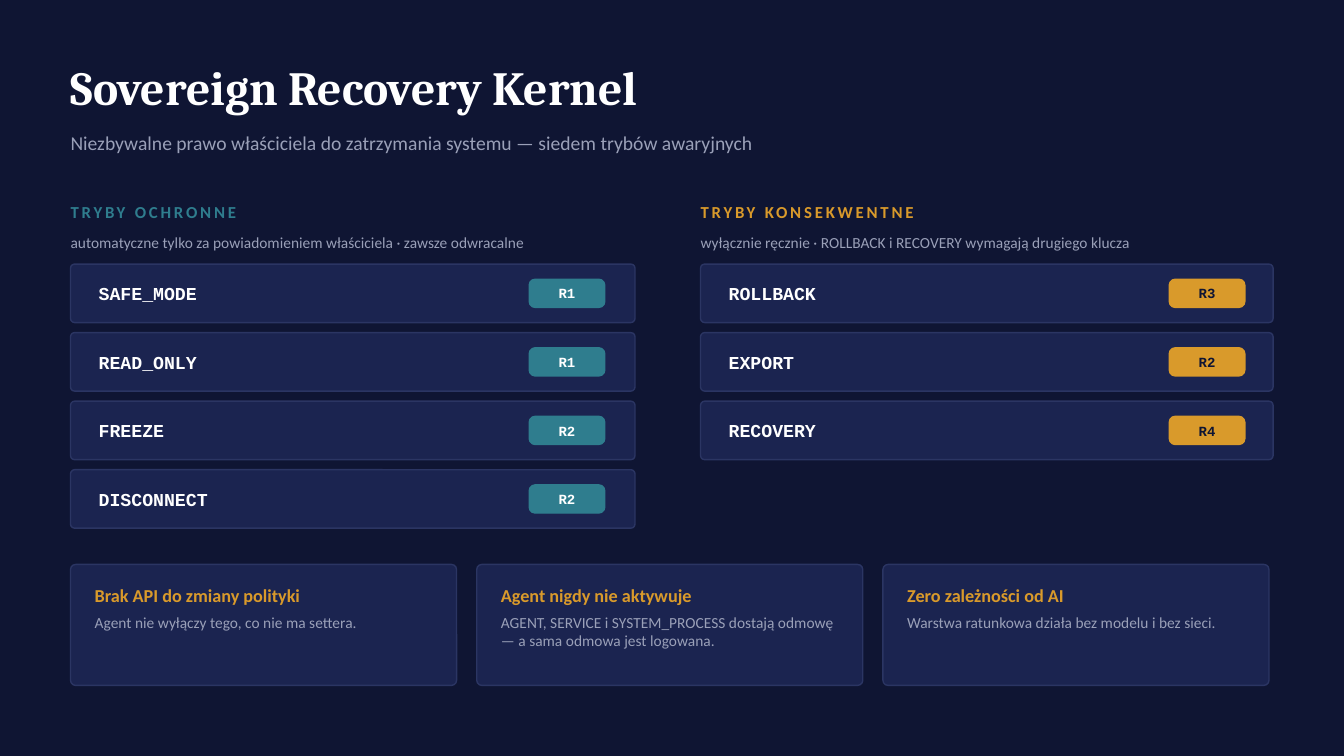
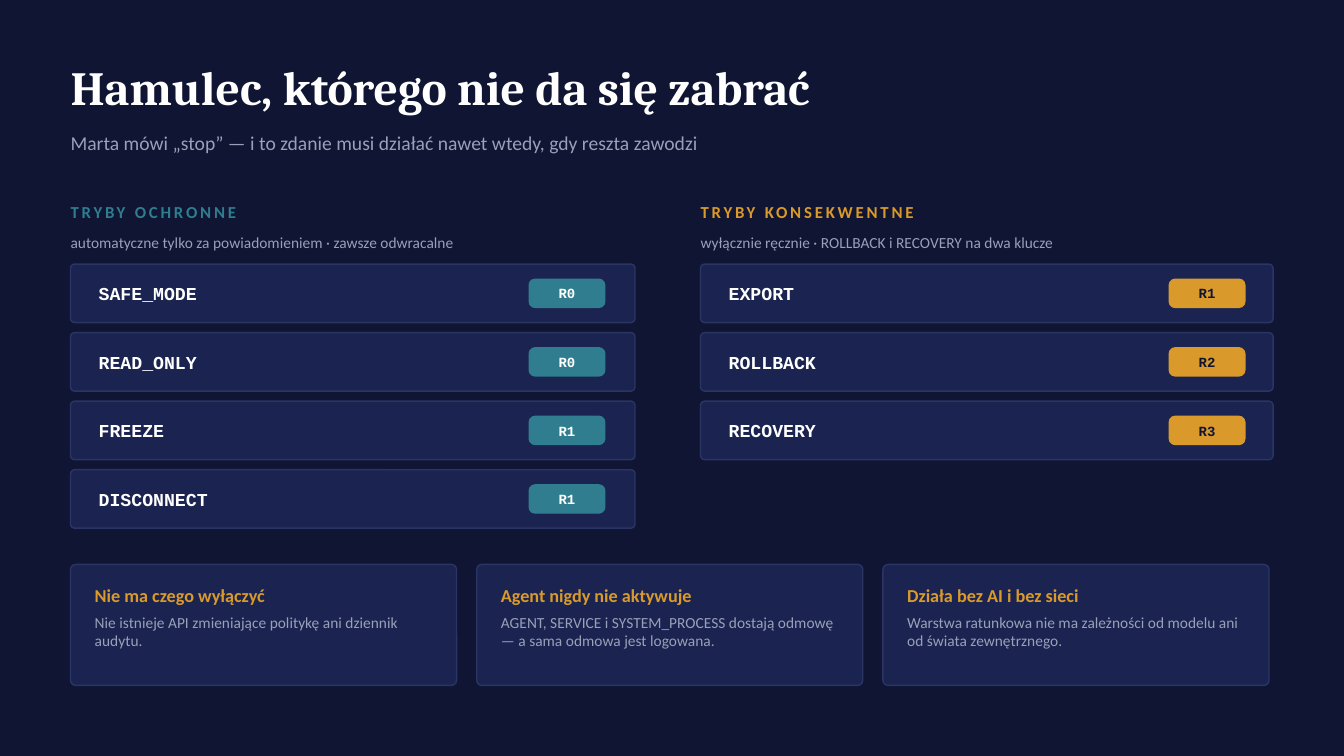
Before and after one commit to dudsi101-svg/Human-os, a slide deck: slide 16 of docs/presentation/Human-OS-prezentacja.pptx (slide 8 before the commit). Drawn at 1344x756 pixels with LibreOffice and Linux fonts; fonts in the diff are those of the drawing. Boxes give left, top, right and bottom in pixels: in the first picture for what was removed or moved away, otherwise in the second. Text is boxed around its words. In the diff, an @@ line names an element or a change of style, - is before the commit and + after.

```diff
--- a/docs/presentation/Human-OS-prezentacja.pptx
+++ b/docs/presentation/Human-OS-prezentacja.pptx
@@ text at [71, 71, 809, 116]: text changed @@
-Sovereign Recovery Kernel
+Hamulec, którego nie da się zabrać
@@ text at [71, 136, 698, 154]: text changed @@
-Niezbywalne prawo właściciela do zatrzymania systemu — siedem trybów awaryjnych
+Marta mówi „stop” — i to zdanie musi działać nawet wtedy, gdy reszta zawodzi
@@ text at [71, 237, 453, 251]: text changed @@
-automatyczne tylko za powiadomieniem właściciela · zawsze odwracalne
+automatyczne tylko za powiadomieniem · zawsze odwracalne
@@ text at [701, 237, 1053, 251]: text changed @@
-wyłącznie ręcznie · ROLLBACK i RECOVERY wymagają drugiego klucza
+wyłącznie ręcznie · ROLLBACK i RECOVERY na dwa klucze
@@ text "EXPORT": place and size @@
-text "EXPORT" at [729, 357, 794, 369]
+text "EXPORT" at [729, 288, 794, 300]
@@ text at [559, 288, 576, 298]: text changed @@
-R1
+R0
@@ text at [1199, 288, 1216, 298]: text changed @@
-R3
+R1
@@ text added at [559, 357, 576, 367], 10 pt, text #FFFFFF, bold @@
+R0
@@ text "ROLLBACK": place and size @@
-text "ROLLBACK" at [729, 288, 816, 300]
+text "ROLLBACK" at [729, 357, 816, 369]
@@ text "R1": place and size @@
-text "R1" at [559, 357, 576, 367]
+text "R1" at [559, 426, 576, 436]
@@ text removed at [559, 426, 576, 436] @@
-R2
@@ text at [1199, 426, 1216, 436]: text changed @@
-R4
+R3
@@ text at [559, 494, 576, 504]: text changed @@
-R2
+R1
@@ text at [95, 589, 265, 605]: text changed @@
-Brak API do zmiany polityki
+Nie ma czego wyłączyć
@@ text at [907, 589, 1079, 602]: text changed @@
-Zero zależności od AI
+Działa bez AI i bez sieci
@@ text at [95, 617, 397, 649]: text changed @@
-Agent nie wyłączy tego, co nie ma settera.
+Nie istnieje API zmieniające politykę ani dziennik audytu.
@@ text at [907, 617, 1238, 649]: text changed @@
-Warstwa ratunkowa działa bez modelu i bez sieci.
+Warstwa ratunkowa nie ma zależności od modelu ani od świata zewnętrznego.
```
Also in this commit, not shown: 5 other slides changed, 11 slides added, 5 slides removed, 2 other files.
